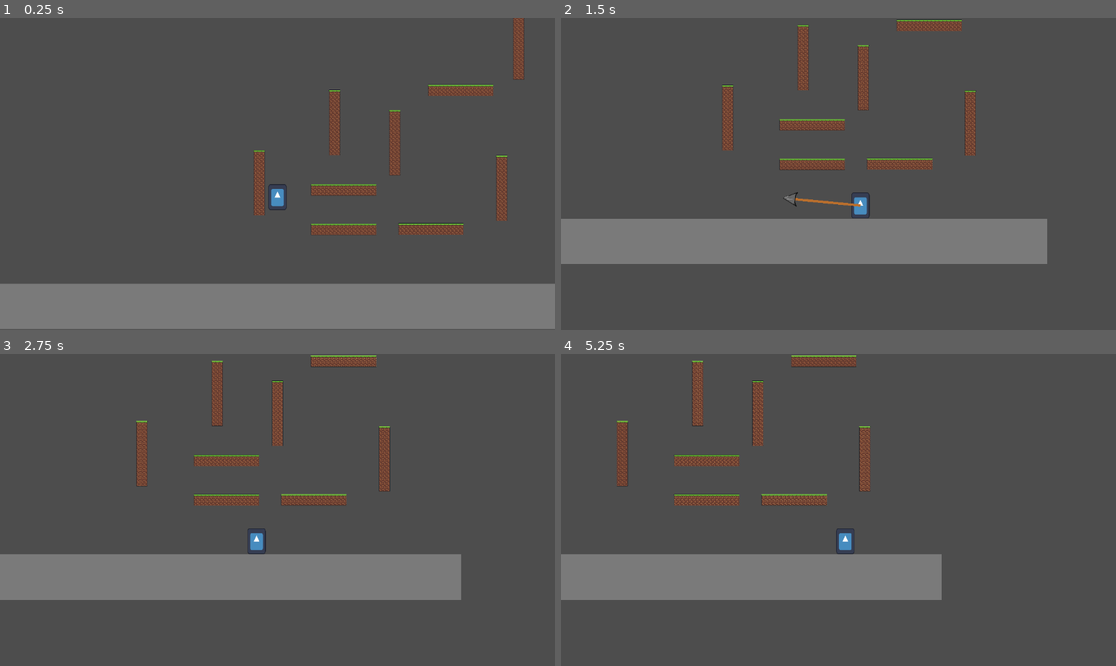
Above: before the commit, frames 1-4 (two rows, left to right).
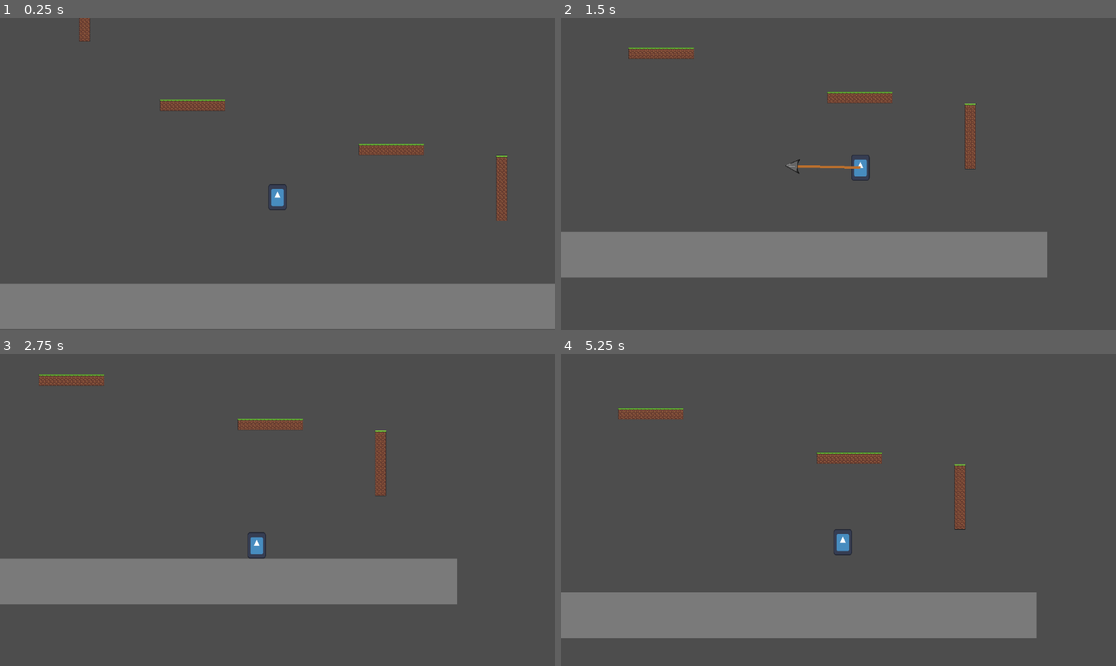
Above: after the commit, the same moments.

Repository: SuatMartin/Plunger-Grappler
Game: Godot game, scene res://Levels/test_level.tscn
Same seed, same stepped clock (60 frames per second), same inputs: the game is played once before the commit and once after it. The engine's default icon, where the game draws it, is replaced by a stand-in: a white triangle on a blue panel in a dark square.
Inputs (mouse positions are in pixels of both pictures, inside the frame that each line leads up to):
- Up to frame 1 (0.25 s): no input
- Up to frame 2 (1.5 s): move the mouse to (960, 158) at 0.52 s; hold Right mouse button (release) 0.53-1.28 s; hold D (right) from 0.53 s (still down); tap Space (jump) at 0.77 s; move the mouse to (727, 189) at 1.27 s; click (727, 189) at 1.35 s
- Up to frame 3 (2.75 s): tap Space (jump) at 1.52 s; move the mouse to (333, 441) at 2.02 s; release D (right) at 2.03 s; hold A (left) from 2.03 s (still down); hold Right mouse button (release) from 2.03 s (still down)
- Up to frame 4 (5.25 s): move the mouse to (810, 572) at 2.77 s; release A (left) at 2.78 s; release Right mouse button (release) at 2.78 s; hold D (right) 2.78-4.28 s; click (810, 572) at 2.85 s; tap Space (jump) at 3.02, 3.77, 4.52 s; move the mouse to (1005, 556) at 3.52 s; hold Right mouse button (release) 3.53-4.28 s; move the mouse to (672, 463) at 4.27 s; hold A (left) 4.28-5.03 s; click (672, 463) at 4.35 s; move the mouse to (866, 510) at 5.02 s; hold D (right) from 5.03 s (still down); hold Right mouse button (release) from 5.03 s (still down)

The runs differ from the first frame. In frame 1, 4.2% of the frame differs, in the area x 14-95%, y 0-70%; in frame 2, 12%; in frame 3, 6.6%; in frame 4, 24%, in the area x 0-86%, y 0-92%.

Commit message:
better platform placement for lvl1

Diff:
--- a/Levels/test_level.tscn
+++ b/Levels/test_level.tscn
@@ -627,7 +627,7 @@
 visible = false
 
 [node name="Platform" type="StaticBody2D" parent="."]
-position = Vector2(1167, 683)
+position = Vector2(1002, 352)
 
 [node name="CollisionShape2D" type="CollisionShape2D" parent="Platform"]
 position = Vector2(6, 42)
@@ -641,7 +641,7 @@
 layer_0/tile_data = PackedInt32Array(-1, 65536, 0, 65535, 65536, 1, -65536, 65536, 0, 0, 65536, 1, -65535, 65536, 0, 1, …(728 unchanged characters)…
 
 [node name="Platform2" type="StaticBody2D" parent="."]
-position = Vector2(804, 684)
+position = Vector2(177, 168)
 
 [node name="CollisionShape2D" type="CollisionShape2D" parent="Platform2"]
 position = Vector2(6, 42)
@@ -670,7 +670,7 @@
 layer_0/tile_data = PackedInt32Array(-589822, 0, 0, -524286, 0, 1, -458750, 0, 1, -589821, 65536, 0, -524285, 65536, 1, …(790 unchanged characters)…
 
 [node name="Wall2" type="StaticBody2D" parent="."]
-position = Vector2(410, 538)
+position = Vector2(-315, -185)
 
 [node name="CollisionShape2D" type="CollisionShape2D" parent="Wall2"]
 position = Vector2(51, -6)
@@ -685,7 +685,7 @@
 layer_0/tile_data = PackedInt32Array(-589822, 0, 0, -524286, 0, 1, -458750, 0, 1, -589821, 65536, 0, -524285, 65536, 1, …(790 unchanged characters)…
 
 [node name="Platform3" type="StaticBody2D" parent="."]
-position = Vector2(804, 520)
+position = Vector2(250, -717)
 
 [node name="CollisionShape2D" type="CollisionShape2D" parent="Platform3"]
 position = Vector2(6, 42)
@@ -699,7 +699,7 @@
 layer_0/tile_data = PackedInt32Array(-1, 65536, 0, 65535, 65536, 1, -65536, 65536, 0, 0, 65536, 1, -65535, 65536, 0, 1, …(728 unchanged characters)…
 
 [node name="Wall3" type="StaticBody2D" parent="."]
-position = Vector2(973, 371)
+position = Vector2(515, -1194)
 
 [node name="CollisionShape2D" type="CollisionShape2D" parent="Wall3"]
 position = Vector2(51, -6)
@@ -714,7 +714,7 @@
 layer_0/tile_data = PackedInt32Array(-589822, 0, 0, -524286, 0, 1, -458750, 0, 1, -589821, 65536, 0, -524285, 65536, 1, …(790 unchanged characters)…
 
 [node name="Wall4" type="StaticBody2D" parent="."]
-position = Vector2(723, 288)
+position = Vector2(-96, -1186)
 
 [node name="CollisionShape2D" type="CollisionShape2D" parent="Wall4"]
 position = Vector2(51, -6)
@@ -729,7 +729,7 @@
 layer_0/tile_data = PackedInt32Array(-589822, 0, 0, -524286, 0, 1, -458750, 0, 1, -589821, 65536, 0, -524285, 65536, 1, …(790 unchanged characters)…
 
 [node name="Platform4" type="StaticBody2D" parent="."]
-position = Vector2(1290, 107)
+position = Vector2(1132, -1507)
 
 [node name="CollisionShape2D" type="CollisionShape2D" parent="Platform4"]
 position = Vector2(6, 42)
@@ -743,7 +743,7 @@
 layer_0/tile_data = PackedInt32Array(-1, 65536, 0, 65535, 65536, 1, -65536, 65536, 0, 0, 65536, 1, -65535, 65536, 0, 1, …(728 unchanged characters)…
 
 [node name="Wall5" type="StaticBody2D" parent="."]
-position = Vector2(1487, -27)
+position = Vector2(1454, -1754)
 
 [node name="CollisionShape2D" type="CollisionShape2D" parent="Wall5"]
 position = Vector2(51, -6)
@@ -752,6 +752,7 @@
 
 [node name="TileMap" type="TileMap" parent="Wall5"]
 position = Vector2(-5, 5)
+rotation = 6.28319
 tile_set = SubResource("TileSet_vyc6i")
 format = 2
 layer_0/name = "Platforms"
